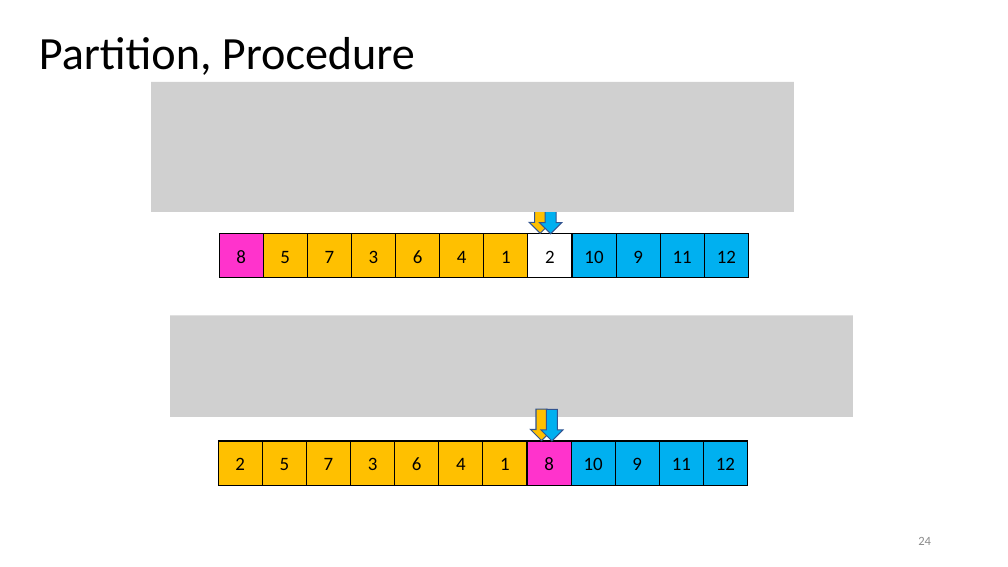
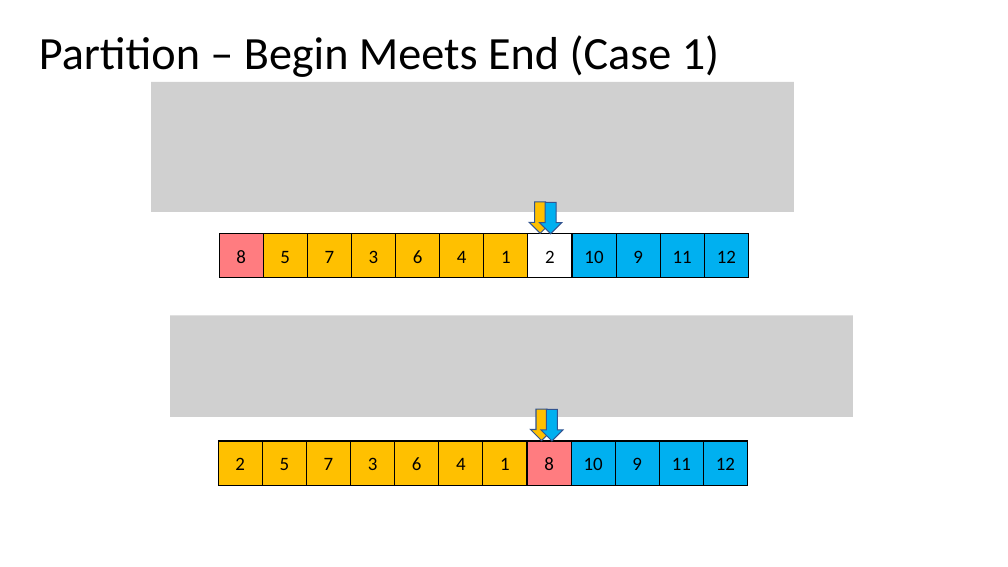
Before and after one commit to natebrunelle/cse332, a slide deck: slide 53 of demo_site/files/slides/lecture13_sorting2_inka.pptx (slide 24 before the commit). Drawn at 1008x567 pixels with LibreOffice and Linux fonts; fonts in the diff are those of the drawing; grey boxes stand for pictures. Boxes give left, top, right and bottom in pixels: in the first picture for what was removed or moved away, otherwise in the second. Text is boxed around its words. In the diff, an @@ line names an element or a change of style, - is before the commit and + after.

```diff
--- a/demo_site/files/slides/lecture13_sorting2_inka.pptx
+++ b/demo_site/files/slides/lecture13_sorting2_inka.pptx
@@ title at (39, 35, 719, 77): text changed @@
-Partition, Procedure
+Partition – Begin Meets End (Case 1)
@@ rectangle "8" at (219, 234, 263, 278): fill #FF33CC to #FF7C80 @@
@@ rectangle "8" at (527, 441, 571, 485): fill #FF33CC to #FF7C80 @@
@@ page number removed at (918, 537, 931, 545) @@
-24
```
Also in this commit, not shown: 33 other slides changed, 27 slides added, 9 slides removed, 9 other files.
